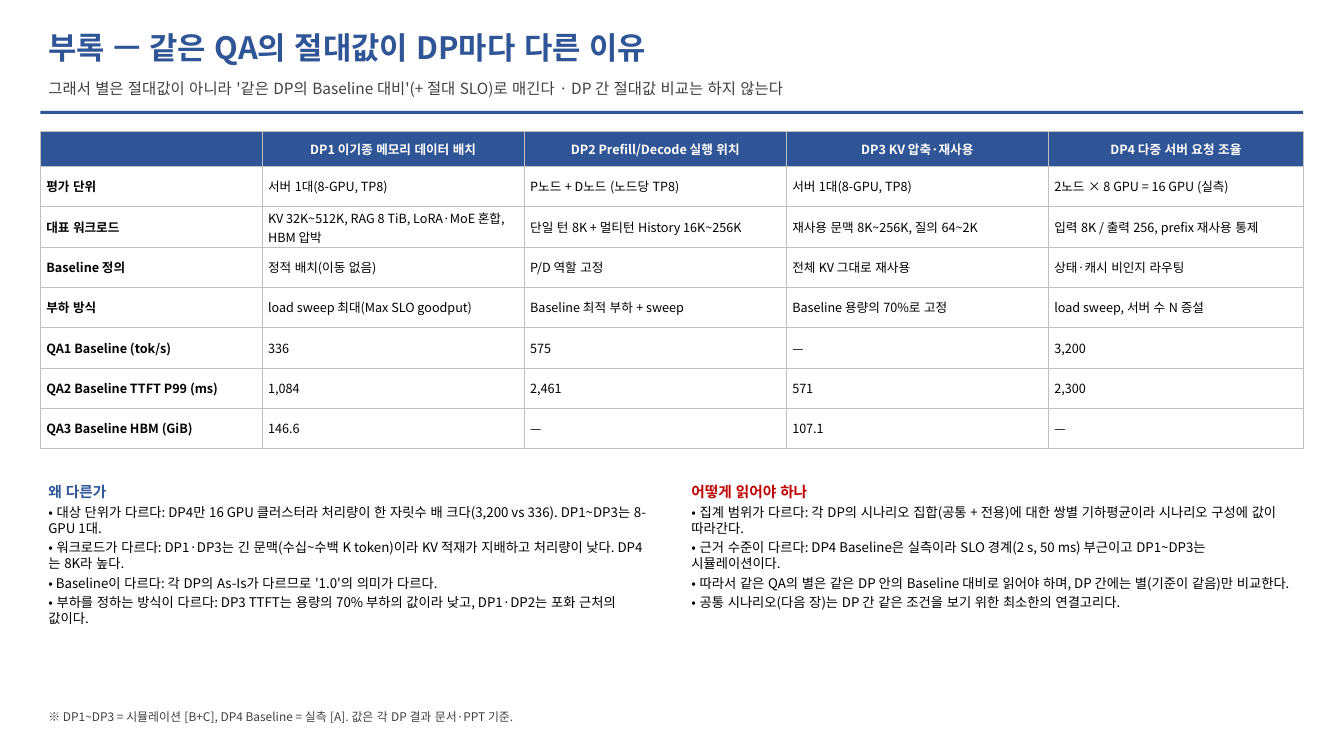
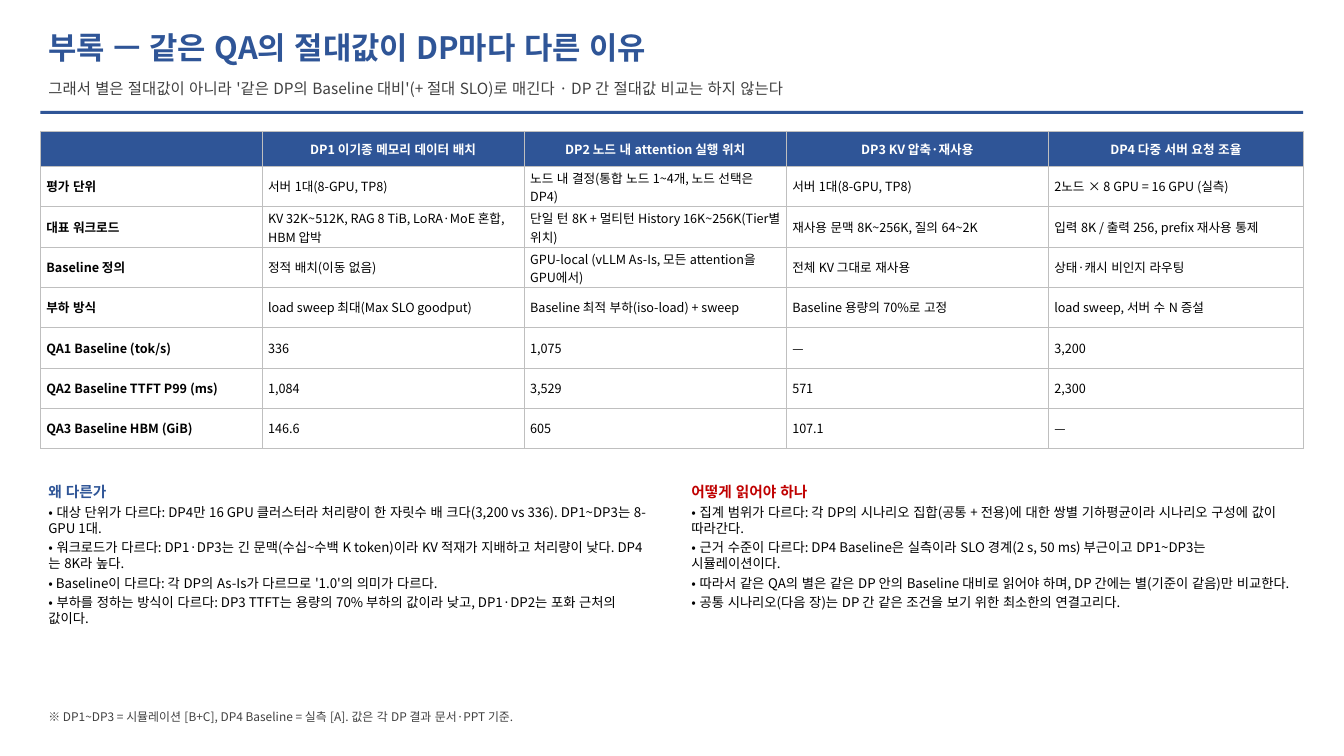
Before and after one commit to mkim0628/vllm, a slide deck: slide 23 of doc-mk/DP-overview-qa-unified.pptx. Drawn at 1344x756 pixels with LibreOffice and Linux fonts; fonts in the diff are those of the drawing. Boxes give left, top, right and bottom in pixels: in the first picture for what was removed or moved away, otherwise in the second. Text is boxed around its words. In the diff, an @@ line names an element or a change of style, - is before the commit and + after.

```diff
--- a/doc-mk/DP-overview-qa-unified.pptx
+++ b/doc-mk/DP-overview-qa-unified.pptx
@@ table at bbox=[40, 131, 1304, 448] @@
-row 1, column 3: DP2 Prefill/Decode 실행 위치
+row 1, column 3: DP2 노드 내 attention 실행 위치
-row 2, column 3: P노드 + D노드 (노드당 TP8)
+row 2, column 3: 노드 내 결정(통합 노드 1~4개, 노드 선택은 DP4)
-row 3, column 3: 단일 턴 8K + 멀티턴 History 16K~256K
+row 3, column 3: 단일 턴 8K + 멀티턴 History 16K~256K(Tier별 위치)
-row 4, column 3: P/D 역할 고정
+row 4, column 3: GPU-local (vLLM As-Is, 모든 attention을 GPU에서)
-row 5, column 3: Baseline 최적 부하 + sweep
+row 5, column 3: Baseline 최적 부하(iso-load) + sweep
-row 6, column 3: 575
+row 6, column 3: 1,075
-row 7, column 3: 2,461
+row 7, column 3: 3,529
-row 8, column 3: —
+row 8, column 3: 605
```
Also in this commit, not shown: 27 other slides changed, 1 slide added, 14 other files.
